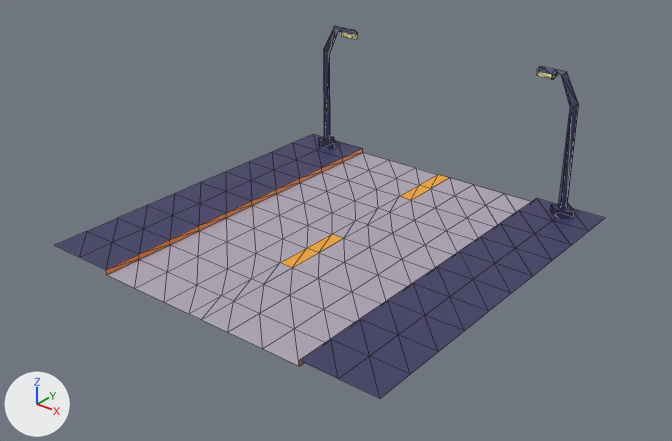
Before and after pictures for a commit that changed the OBJ model gfx/models/road.obj.
Before and after are seen from a camera (50 mm lens) standing at (13.29, -16.68, 10.77) and looking at (0.34, -0.5, 0.74). The lights are fixed; the arrows at lower left show +X, +Y and +Z. The first picture is the older version. Mesh edges are drawn as thin lines. Where no turn or scale is listed for an object, it has been applied to the vertices. Vertices at exactly the same position are counted once.

The first picture shows 'ROAD'.
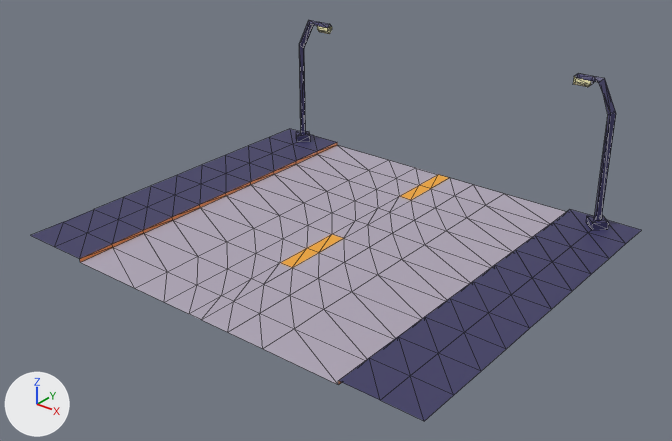
Pixel boxes (x1, y1, x2, y2) of what changed, in the pictures (672 x 441 px; the box of a moved part takes in the faces that stretch with it):
```json
{"object": "ROAD", "change": "reshaped", "before": [55, 26, 605, 398], "after": [30, 20, 641, 421], "on screen": "11% wider, 8% taller"}
{"part": 1, "of": "me_road", "change": "moved or reshaped", "before": [55, 26, 388, 288], "after": [30, 20, 388, 288]}
{"part": 2, "of": "me_road", "change": "moved or reshaped", "before": [263, 67, 605, 398], "after": [263, 73, 641, 421]}
```

Edits to the scene script, one JSON object a line:
```json
{"block": "me_road", "where": "# used by ob_road; location = (0.0, 0.0, 0.0)"}
{"op": "remove", "block": "me_road", "code": "me_road.from_pydata(...)  # 224 vertices, 394 faces; spans x -5.0..5.0, y -5.0..5.0, z 0.0..3.98"}
{"op": "add", "block": "me_road", "code": "me_road.from_pydata(...)  # 223 vertices, 390 faces; spans x -6.0..6.0, y -5.0..5.0, z 0.0..4.0"}
{"block": "me_road", "change": "me_road part 1"}
{"block": "me_road", "change": "6 vertices are removed from x -3.35..-2.87, y 4.48..4.61, z 3.71..3.87"}
{"block": "me_road", "change": "32 faces are deleted"}
{"block": "me_road", "change": "33 vertices in x -5.0..-3.0, y -5.0..5.0, z 0.14 move by (-1.0, 0.0, -0.04)"}
{"block": "me_road", "change": "11 vertices in x -3.0, y -5.0..5.0, z 0.0 move by (-1.0, 0.0, 0.0)"}
{"block": "me_road", "change": "3 vertices in x -3.87..-3.67, y 4.48, z 0.14..0.34 move by (-1.03, 0.02, -0.04)"}
{"block": "me_road", "change": "26 vertices move from x -4.33..-2.96, y 4.15..4.82, z 0.14..3.98 to x -5.3..-3.9, y 4.2..4.8, z 0.1..4.0"}
{"block": "me_road", "change": "5 new vertices lie (0.0, 0.0, -0.1) away from vertices in x -3.35..-2.96, y 4.36..4.61, z 3.87..3.98"}
{"block": "me_road", "change": "28 new faces join them"}
{"block": "me_road", "change": "me_road part 2"}
{"block": "me_road", "change": "14 faces are deleted"}
{"block": "me_road", "change": "33 vertices in x 3.0..5.0, y -5.0..5.0, z 0.14 move by (1.0, 0.0, -0.04)"}
{"block": "me_road", "change": "12 vertices in x 3.0..3.9, y -5.0..5.0, z 0.0..3.1 move by (1.0, 0.0, 0.0)"}
{"block": "me_road", "change": "34 vertices move from x 2.88..4.34, y 4.17..4.83, z 0.14..3.98 to x 3.9..5.3, y 4.2..4.8, z 0.1..4.0"}
{"block": "me_road", "change": "14 new faces join them"}
```
